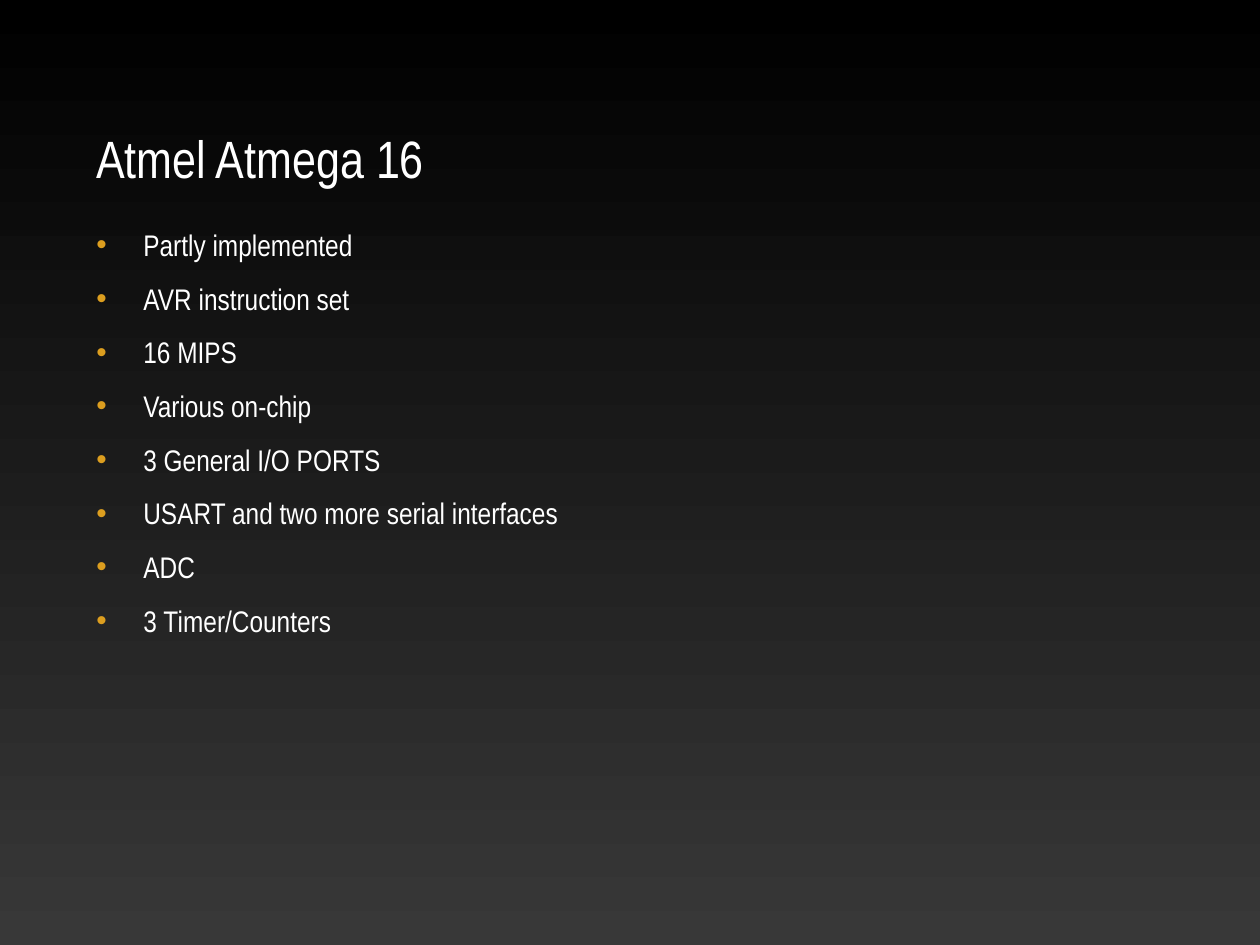
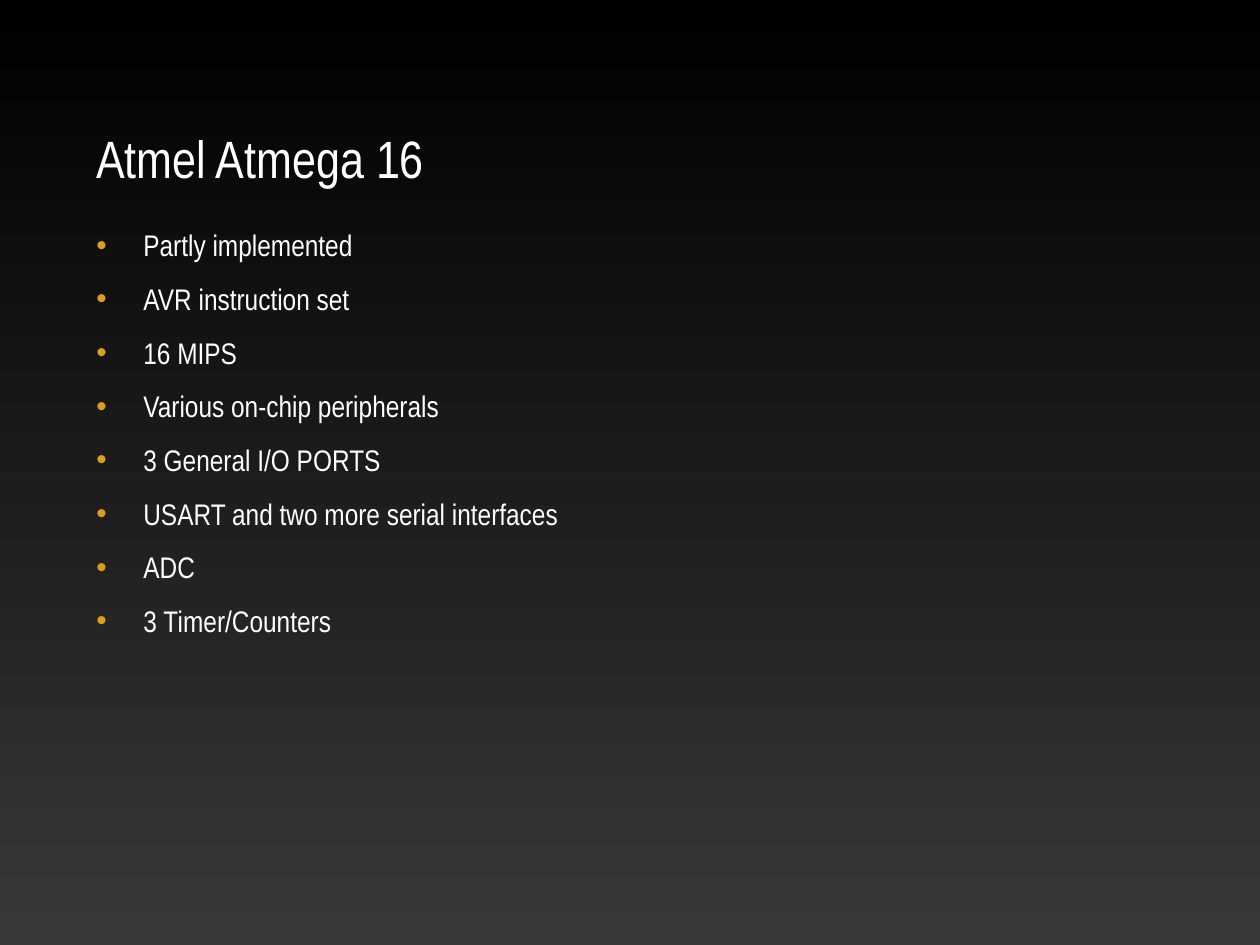
Before and after one commit to ekohl/essig, a slide deck: slide 6 of presentation/essig.ppt. Drawn at 1260x945 pixels with LibreOffice and Linux fonts; fonts in the diff are those of the drawing; background and template pictures are left out. Boxes give left, top, right and bottom in pixels: in the first picture for what was removed or moved away, otherwise in the second. Text is boxed around its words. In the diff, an @@ line names an element or a change of style, - is before the commit and + after.

```diff
--- a/presentation/essig.ppt
+++ b/presentation/essig.ppt
@@ text at box(143, 395, 439, 423): text changed @@
-• Various on-chip
+• Various on-chip peripherals
```
Also in this commit, not shown: 2 other slides changed, 2 slides added.
